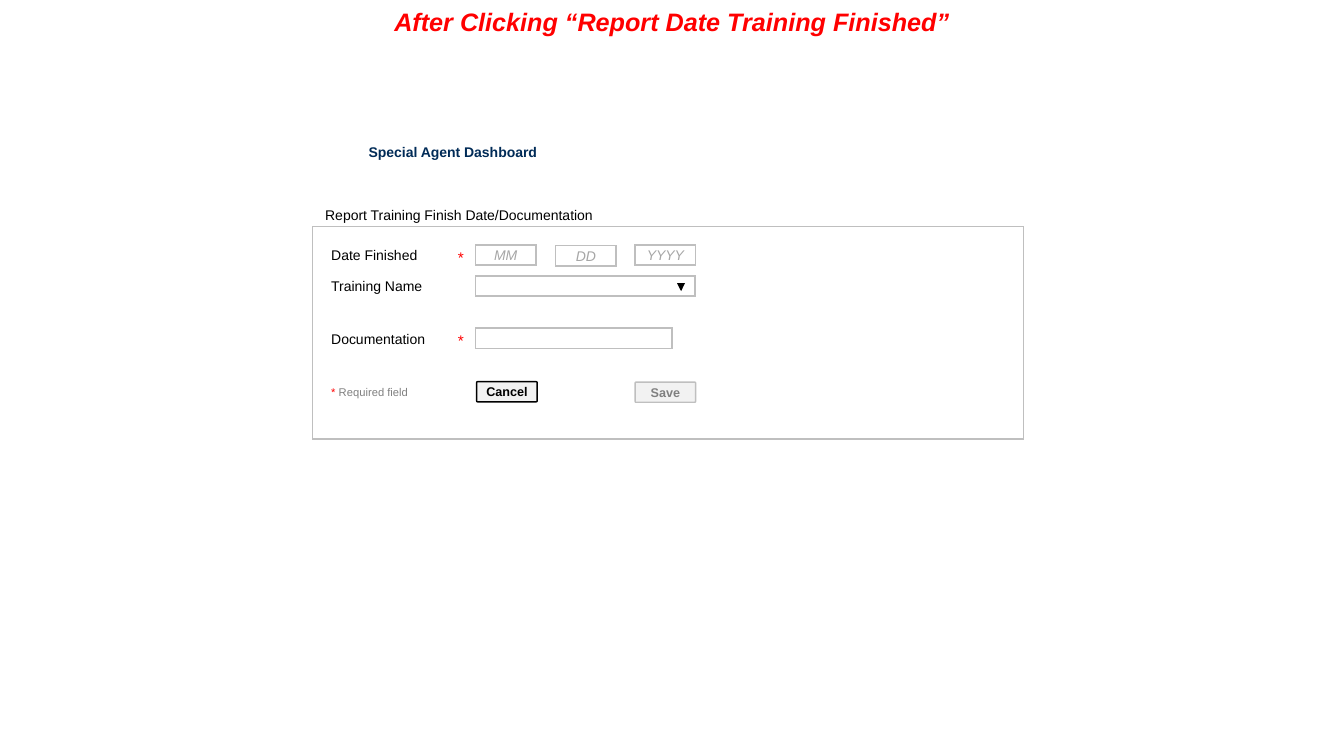
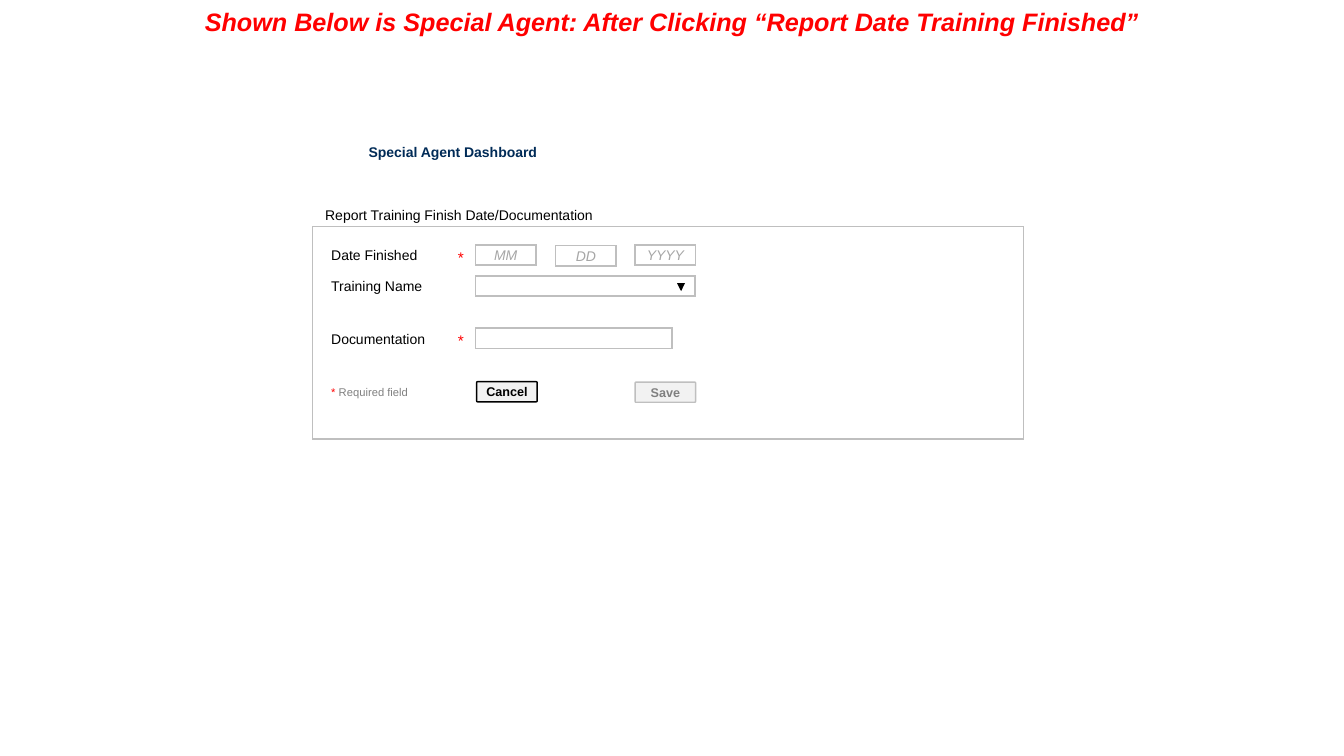
Before and after one commit to channelit/cit-challenge-docs, a slide deck: slide 16 of ICE Proposal Wireframes v11.pptx. Drawn at 1344x756 pixels with LibreOffice and Linux fonts; fonts in the diff are those of the drawing; background and template pictures are left out. Boxes give left, top, right and bottom in pixels: in the first picture for what was removed or moved away, otherwise in the second. Text is boxed around its words. In the diff, an @@ line names an element or a change of style, - is before the commit and + after.

Commit message:
Add files via upload
Clarified that final screens are for Special Agent.

```diff
--- a/ICE Proposal Wireframes v11.pptx
+++ b/ICE Proposal Wireframes v11.pptx
@@ text at (205,12,1138,36): text changed @@
-After Clicking “Report Date Training Finished”
+Shown Below is Special Agent: After Clicking “Report Date Training Finished”
```
Also in this commit, not shown: 2 other slides changed.
